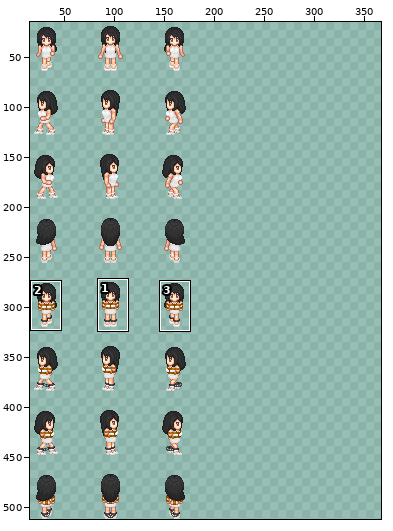
Two versions of one sprite sheet, img/characters/MV_FF8_Rinoa.png. Above, an overview of the earlier version with the close-up marked.
Close-up. Before the edit:
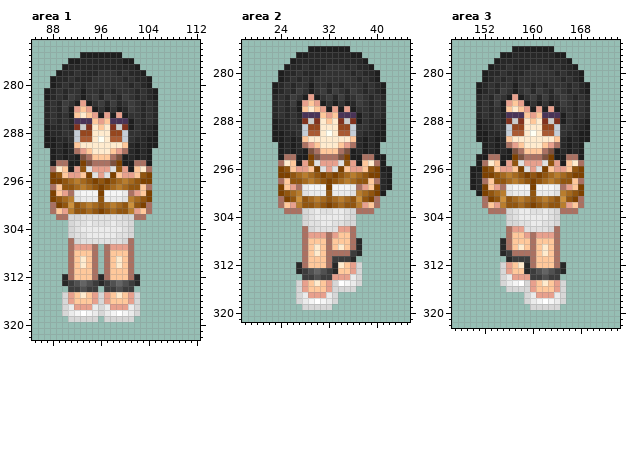
The file is 768x512 pixels. Shown: area 1: x 85..112, y 273..322; area 2: x 18..45, y 275..321; area 3: x 147..174, y 275..322. The wide view leaves out empty margins. The commit also changed other parts of the picture, which this record leaves out.
The result:
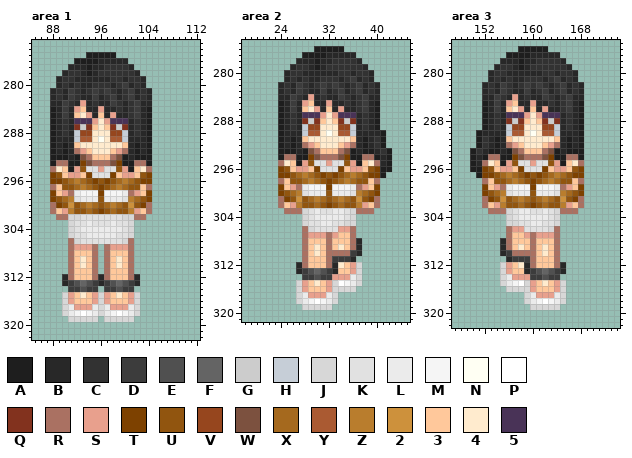
Palette (. is transparent): A #1e1e1e  B #282828  C #323232  D #3c3c3c  E #505050  F #646464  G #cccccc  H #c6ced7  J #d7d7d7  K #e1e1e1  L #ebebeb  M #f5f5f5  N #fffff3  P #ffffff  Q #82321e  R #aa7162  S #e8a08d  T #7d4100  U #91550f  V #96461e  W #7c513f  X #a5691e  Y #aa5a32  Z #b97d2d  2 #cd913c  3 #ffc89b  4 #ffebce  5 #493357
From old to new:
Changed rows in their new state; - is an unchanged pixel.
Area 1:
first column x 87:
275 ------.-----.------
276 ----.-AAA----B.----
277 ---.---A--CCCC-.---
278 --.-C--A----C-C-.--
279 -.-C----BBB----C-.-
280 -.-----B---B-D---.-
281 .---D-B-DCDCB-D---.
282 .-----BB--CD-CD---.
283 .B---B-B-B--CBCD-B.
284 .A--B--BBSBBC-CD-A.
285 .A-DB--SB3BSBB-D-A.
286 .A------S4S---B--A.
287 .A------343---B--A.
288 .A--B---------B--A.
289 .---B---------B---.
290 .-----------------.
292 --A-------------A--
294 --------K-K--------
295 ---------K---------
Area 2:
first column x 23:
276 ------.-----.-------
277 ----.-AAA----B.-----
278 ---.---A--CCCC-.----
279 --.-C--A----C-C-.---
280 -.-C----BBB----C-.--
281 -.-----B---B-D---.--
282 .---D-B-DCDCB-D---.-
283 .-----BB--CD-CD---.-
284 .B---B-B-B--CBCD-B.-
285 .A--B--BBSBBC-CD-A.-
286 .A-DB--SB3BSBB-D-A.-
287 .A------S4S---B--A.-
288 .A------343---B--A.-
289 .A--B---------B--A.-
290 .---B---------B--B--
291 .----------------C--
292 -----------------CA-
293 --A-------------ABCA
294 ------------------BA
295 --------K-K-------BA
296 ---------K----------
297 ------------------A.
298 ------------------..
299 ------------------..
300 ------------------.-
Area 3:
first column x 150:
276 -------.-----.------
277 -----.-AAA----B.----
278 ----.---A--CCCC-.---
279 ---.-C--A----C-C-.--
280 --.-C----BBB----C-.-
281 --.-----B---B-D---.-
282 -.---D-B-DCDCB-D---.
283 -.-----BB--CD-CD---.
284 -.B---B-B-B--CBCD-B.
285 -.A--B--BBSBBC-CD-A.
286 -.A-DB--SB3BSBB-D-A.
287 -.A------S4S---B--A.
288 -.A------343---B--A.
289 -.A--B---------B--A.
290 --B--B---------B---.
291 --C----------------.
292 -AC-----------------
293 ACBA-------------A--
294 AB------------------
295 AB-------K-K--------
296 ----------K---------
297 .A------------------
298 ..------------------
299 ..------------------
300 -.------------------
Changed places in both close-ups, as pixel boxes (x1, y1, x2, y2):
changed: (44, 52, 158, 160)
changed: (92, 166, 110, 178)
changed: (272, 46, 392, 196)
changed: (470, 46, 590, 196)
